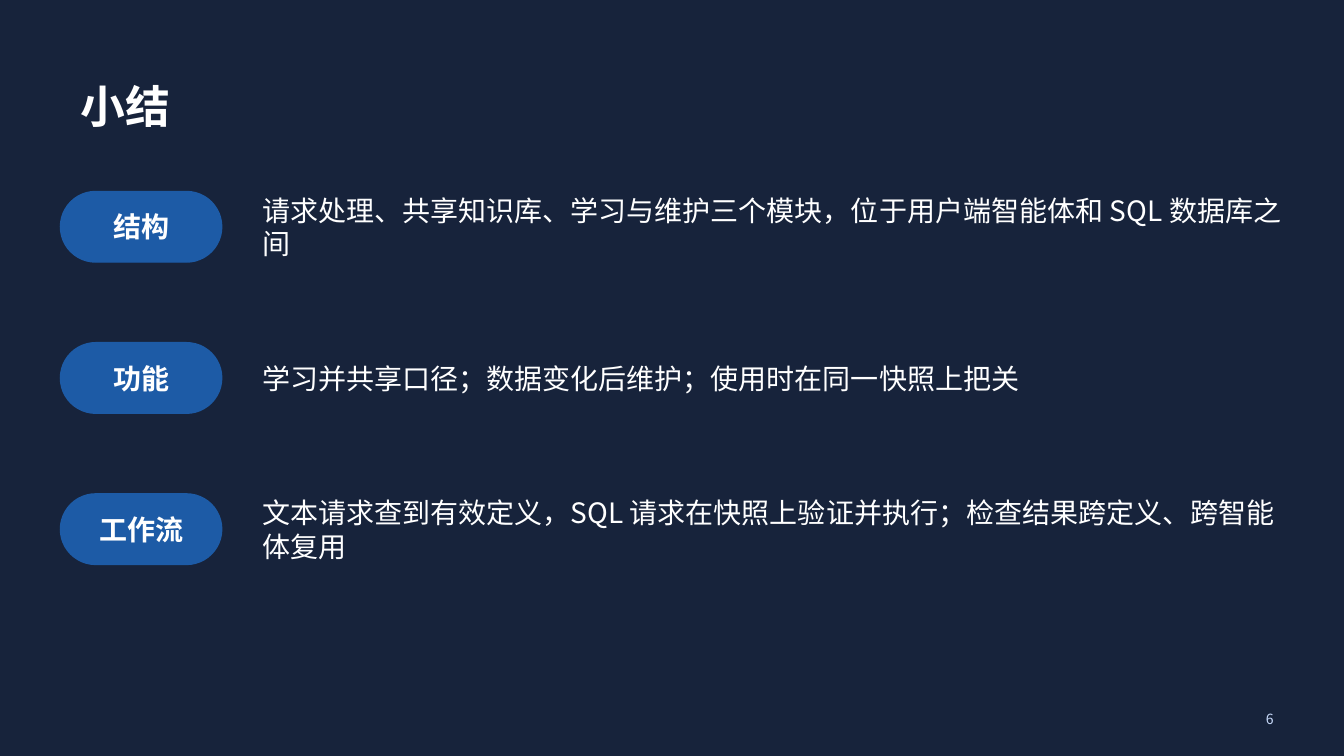
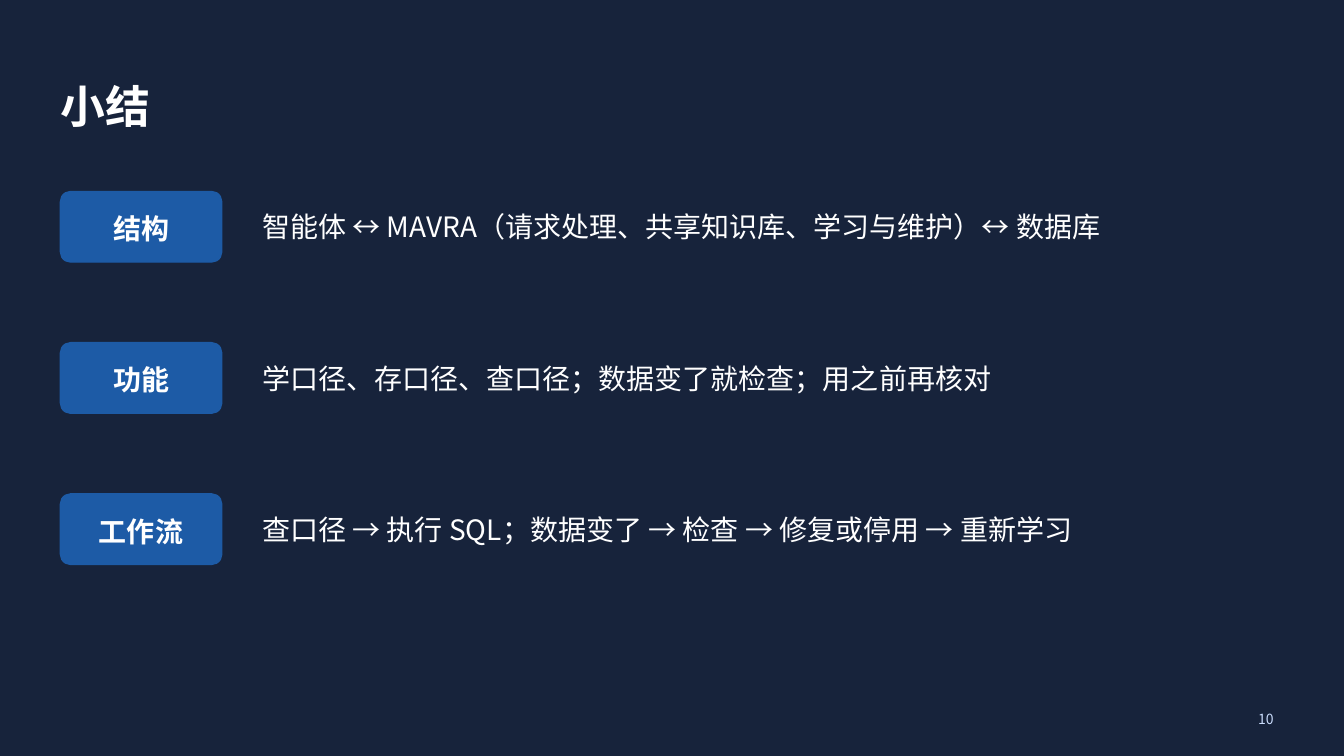
Before and after one commit to mmmttt000045/agent4db-adapter, a slide deck: slide 10 of docs/mavra-system.pptx (slide 6 before the commit). Drawn at 1344x756 pixels with LibreOffice and Linux fonts; fonts in the diff are those of the drawing. Boxes give left, top, right and bottom in pixels: in the first picture for what was removed or moved away, otherwise in the second. Text is boxed around its words. In the diff, an @@ line names an element or a change of style, - is before the commit and + after.

```diff
--- a/docs/mavra-system.pptx
+++ b/docs/mavra-system.pptx
@@ title "小结" moved from (x1=81, y1=85, x2=171, y2=127) to (x1=60, y1=85, x2=150, y2=127) @@
@@ rounded rectangle removed at (x1=60, y1=192, x2=222, y2=262) @@
@@ text at (x1=262, y1=213, x2=1100, y2=240): text changed @@
-请求处理、共享知识库、学习与维护三个模块，位于用户端智能体和 SQL 数据库之间
+智能体 ↔ MAVRA（请求处理、共享知识库、学习与维护）↔ 数据库
@@ rounded rectangle removed at (x1=60, y1=343, x2=222, y2=413) @@
@@ text at (x1=262, y1=365, x2=991, y2=393): text changed @@
-学习并共享口径；数据变化后维护；使用时在同一快照上把关
+学口径、存口径、查口径；数据变了就检查；用之前再核对
@@ 3 rounded rectangles moved together from (x1=99, y1=213, x2=183, y2=543) to (x1=60, y1=192, x2=222, y2=565) @@
@@ line spacing 1 to 1.1; fill none to #1D5BA6; outline none to #1D5BA6 1 pt in 3 elements at (x1=60, y1=192, x2=222, y2=262), (x1=60, y1=343, x2=222, y2=413), (x1=60, y1=494, x2=222, y2=565) @@
@@ rounded rectangle removed at (x1=60, y1=494, x2=222, y2=565) @@
@@ text at (x1=262, y1=516, x2=1072, y2=545): text changed @@
-文本请求查到有效定义，SQL 请求在快照上验证并执行；检查结果跨定义、跨智能体复用
+查口径 → 执行 SQL；数据变了 → 检查 → 修复或停用 → 重新学习
@@ page number at (x1=1258, y1=713, x2=1274, y2=724): text changed @@
-6
+10
```
Also in this commit, not shown: 1 other slide changed, 8 slides added, 4 slides removed, 20 other files.
